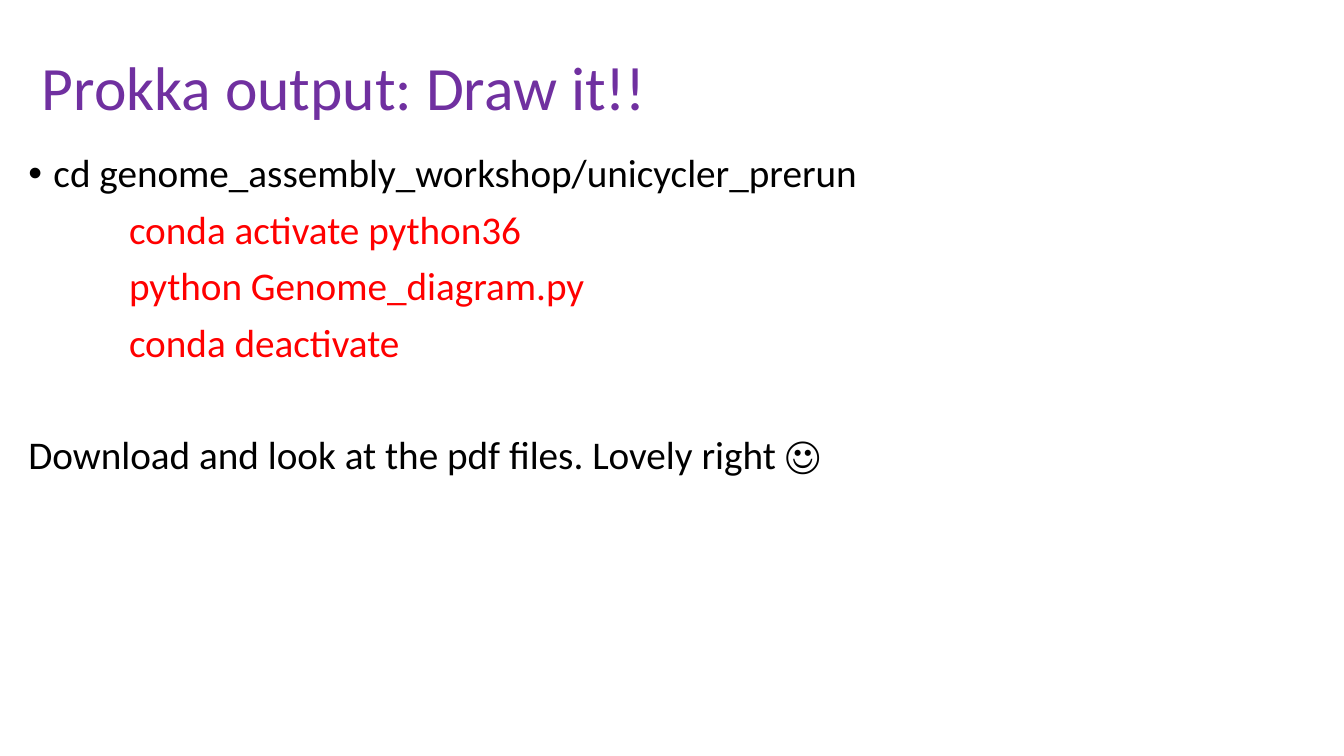
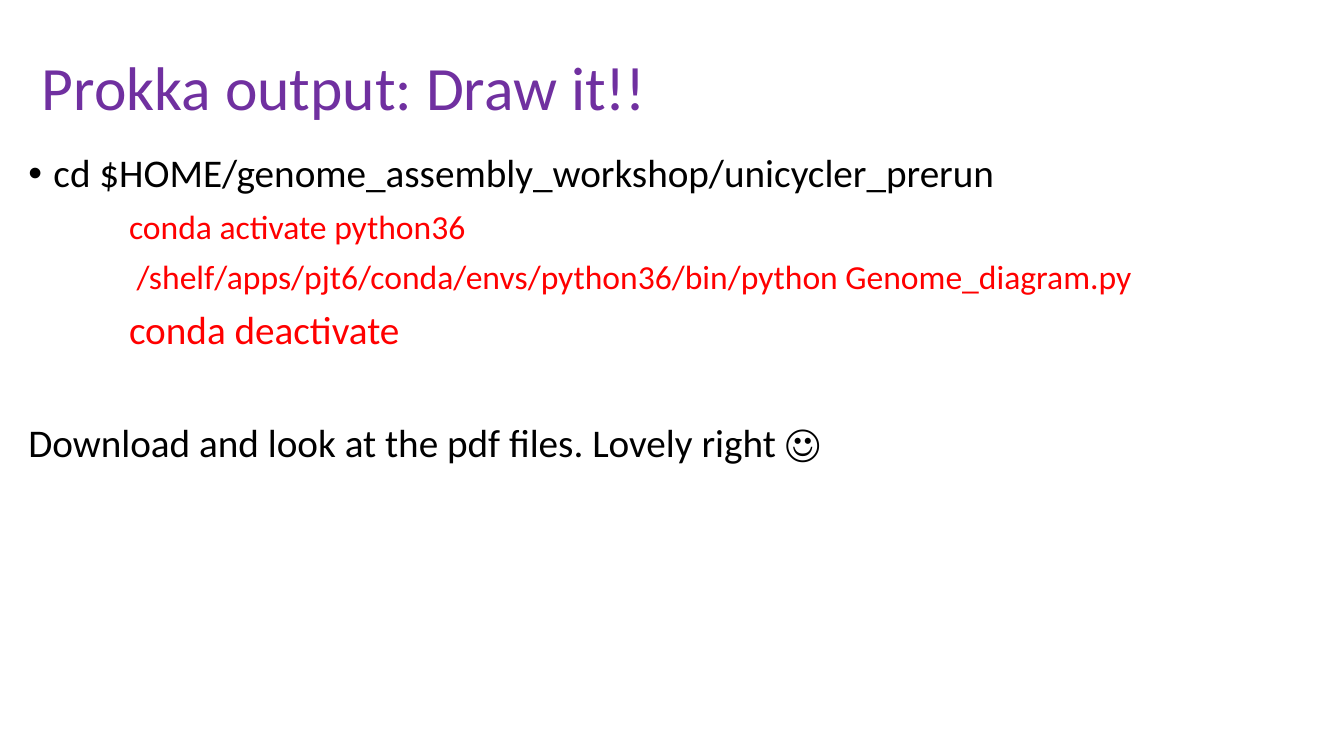
Before and after one commit to peterthorpe5/genome_assembly_workshop, a slide deck: slide 17 of powerpoint/6_assembly.pptx. Drawn at 1344x756 pixels with LibreOffice and Linux fonts; fonts in the diff are those of the drawing. Boxes give left, top, right and bottom in pixels: in the first picture for what was removed or moved away, otherwise in the second. Text is boxed around its words. In the diff, an @@ line names an element or a change of style, - is before the commit and + after.

```diff
--- a/powerpoint/6_assembly.pptx
+++ b/powerpoint/6_assembly.pptx
@@ text at <box>53,159,994,194</box>: text changed @@
-• cd genome_assembly_workshop/unicycler_prerun
+• cd $HOME/genome_assembly_workshop/unicycler_prerun
@@ text at <box>129,215,465,245</box>: size 28 to 24 pt in "conda activate python36" @@
@@ text at <box>137,265,1131,295</box>: text changed; size 28 to 24 pt @@
-python Genome_diagram.py
+/shelf/apps/pjt6/conda/envs/python36/bin/python Genome_diagram.py
```
Also in this commit, not shown: 1 other slide changed, 2 other files.
